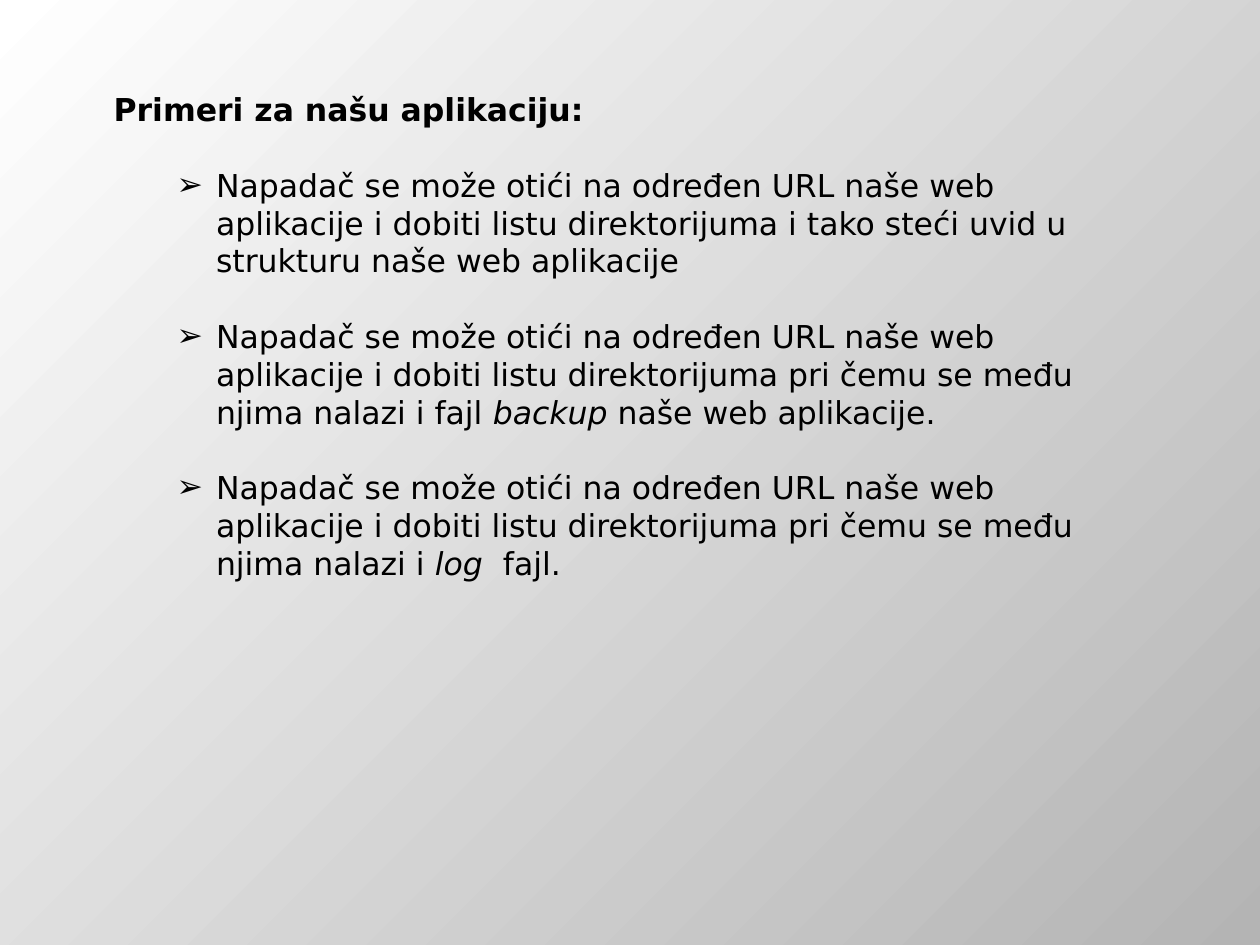
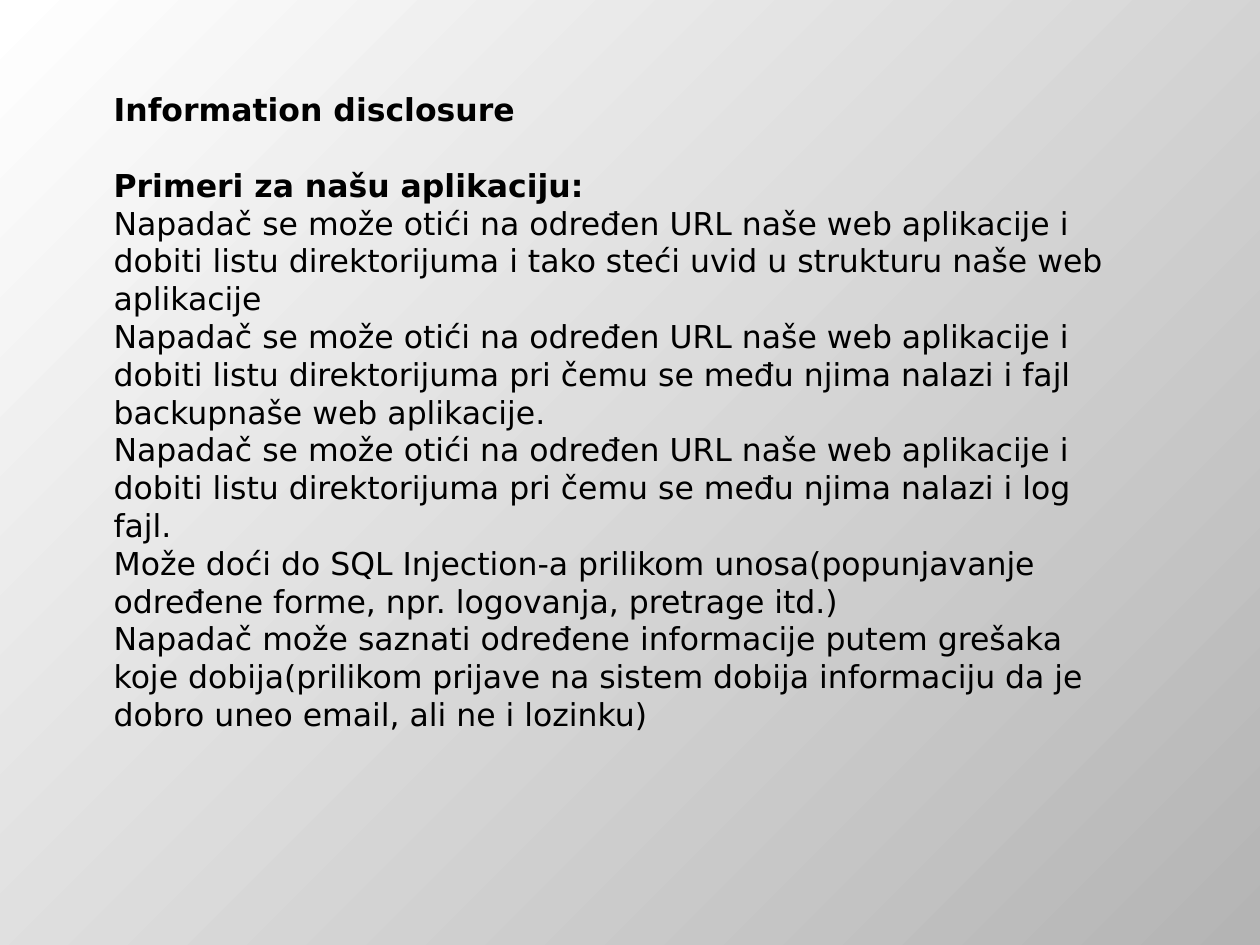
Before and after one commit to DejanUrosevic/XML-Projekat, a slide deck: slide 46 of Model Pretnji.pptx (slide 53 before the commit). Drawn at 1260x945 pixels with LibreOffice and Linux fonts; fonts in the diff are those of the drawing. Boxes give left, top, right and bottom in pixels: in the first picture for what was removed or moved away, otherwise in the second. Text is boxed around its words. In the diff, an @@ line names an element or a change of style, - is before the commit and + after.

Commit message:
Ubaceni napadi repudiation i information disclosure u prezentaciju...

```diff
--- a/Model Pretnji.pptx
+++ b/Model Pretnji.pptx
@@ text at [114,97,514,122]: paragraph added @@
+Information disclosure
@@ text at [114,209,1102,544]: italic off in "log"; bullet ➢ to none; list level 2 to 1 in "Napadač se može otići na ..." @@
@@ text at [114,322,1070,431]: text changed @@
-  ➢ Napadač se može otići na određen URL naše web aplikacije i dobiti listu direktorijuma pri čemu se među njima nalazi i fajl backup naše web aplikacije.
+Napadač se može otići na određen URL naše web aplikacije i dobiti listu direktorijuma pri čemu se među njima nalazi i fajl backupnaše web aplikacije.
@@ text at [114,549,1082,730]: paragraphs added @@
+Može doći do SQL Injection-a prilikom unosa(popunjavanje određene forme, npr. logovanja, pretrage itd.)
+Napadač može saznati određene informacije putem grešaka koje dobija(prilikom prijave na sistem dobija informaciju da je dobro uneo email, ali ne i lozinku)
```
Also in this commit, not shown: 1 other slide changed, 2 slides added, 8 slides removed.
